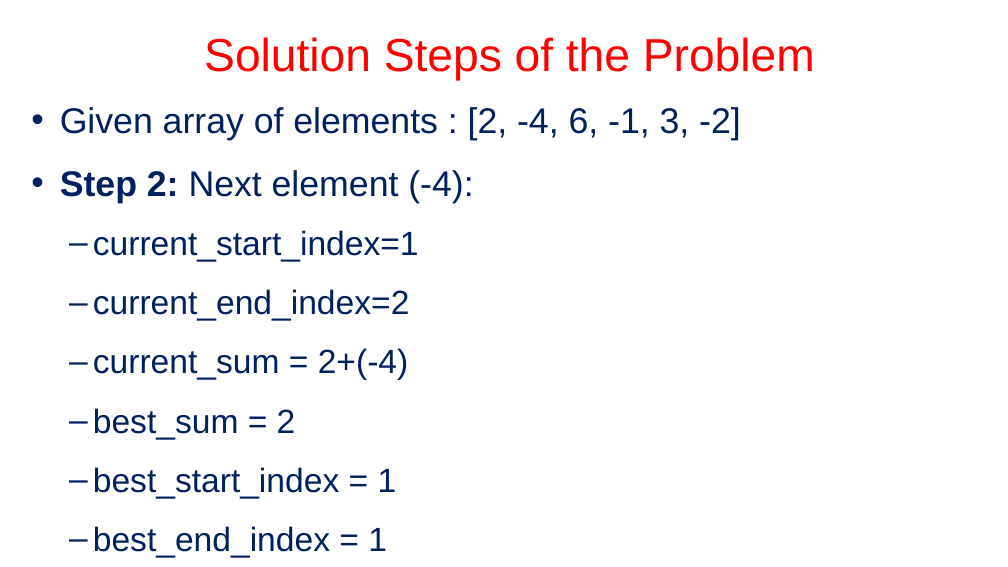
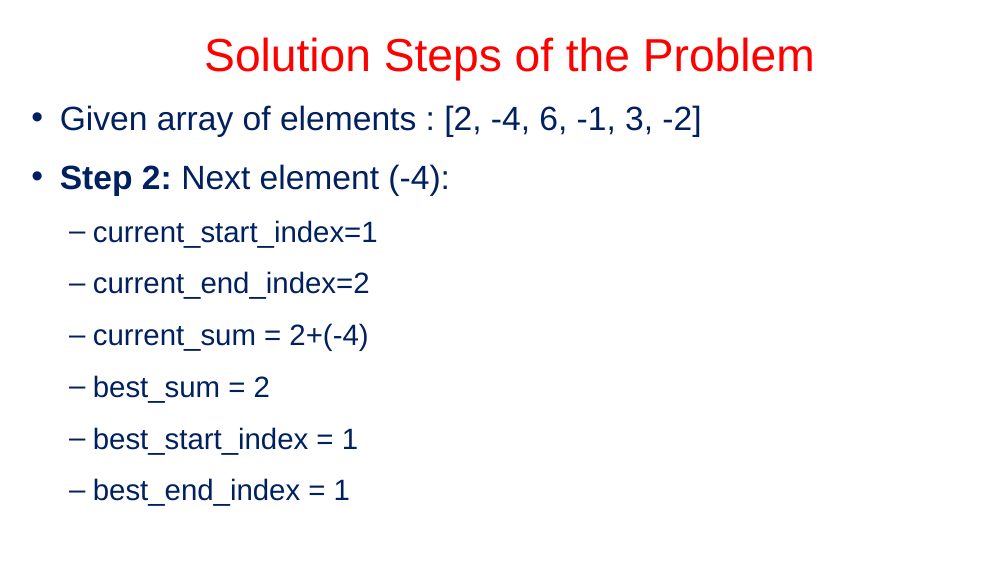
Before and after one commit to janakimeena/Rethiniking-Lab-Padegogies-using-AI-Coding-Agents-Python-, a slide deck: slide 25 of 21-05-2026/test cases.pptx. Drawn at 1008x567 pixels with LibreOffice and Linux fonts; fonts in the diff are those of the drawing. Boxes give left, top, right and bottom in pixels: in the first picture for what was removed or moved away, otherwise in the second. Text is boxed around its words. In the diff, an @@ line names an element or a change of style, - is before the commit and + after.

```diff
--- a/21-05-2026/test cases.pptx
+++ b/21-05-2026/test cases.pptx
@@ text "Given array of elements : ..." at (60, 105, 701, 506): size 34 to 32 pt in "Given array of elements : [2, -4, ...", "Step 2: Next element (-4):"; size 32 to 28 pt in "current_start_index=1", "current_end_index=2", "current_sum = 2+(-4)", "best_sum = 2" and 2 more places @@
```
Also in this commit, not shown: 5 other slides changed, 20 other files.
